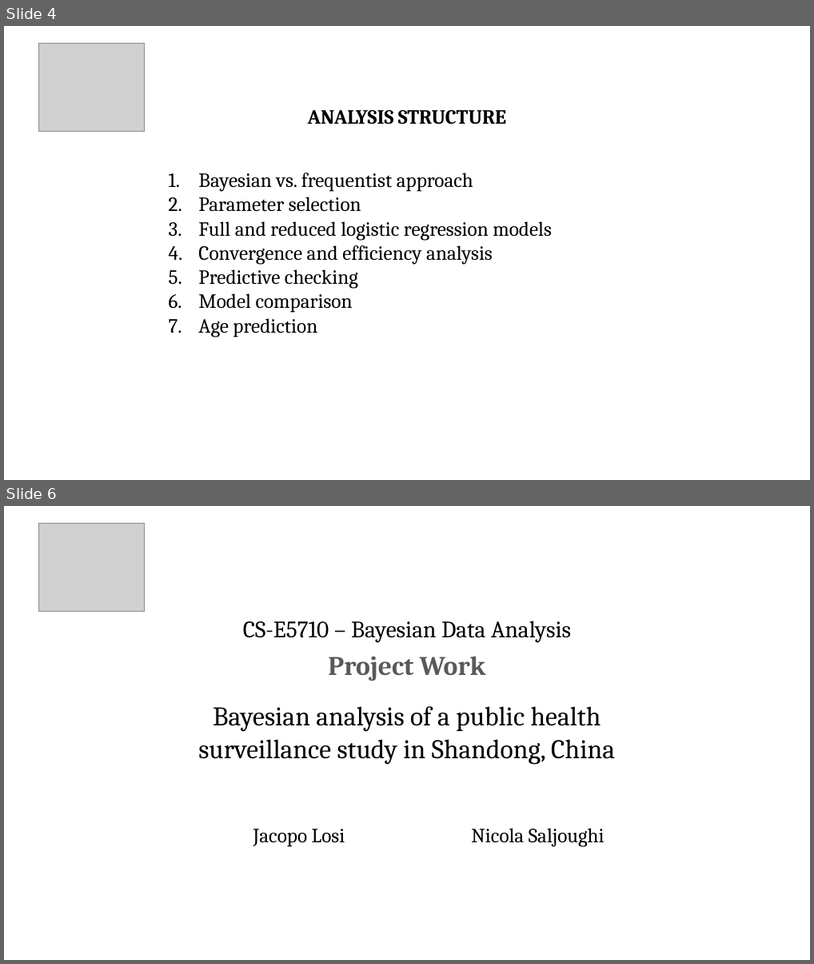
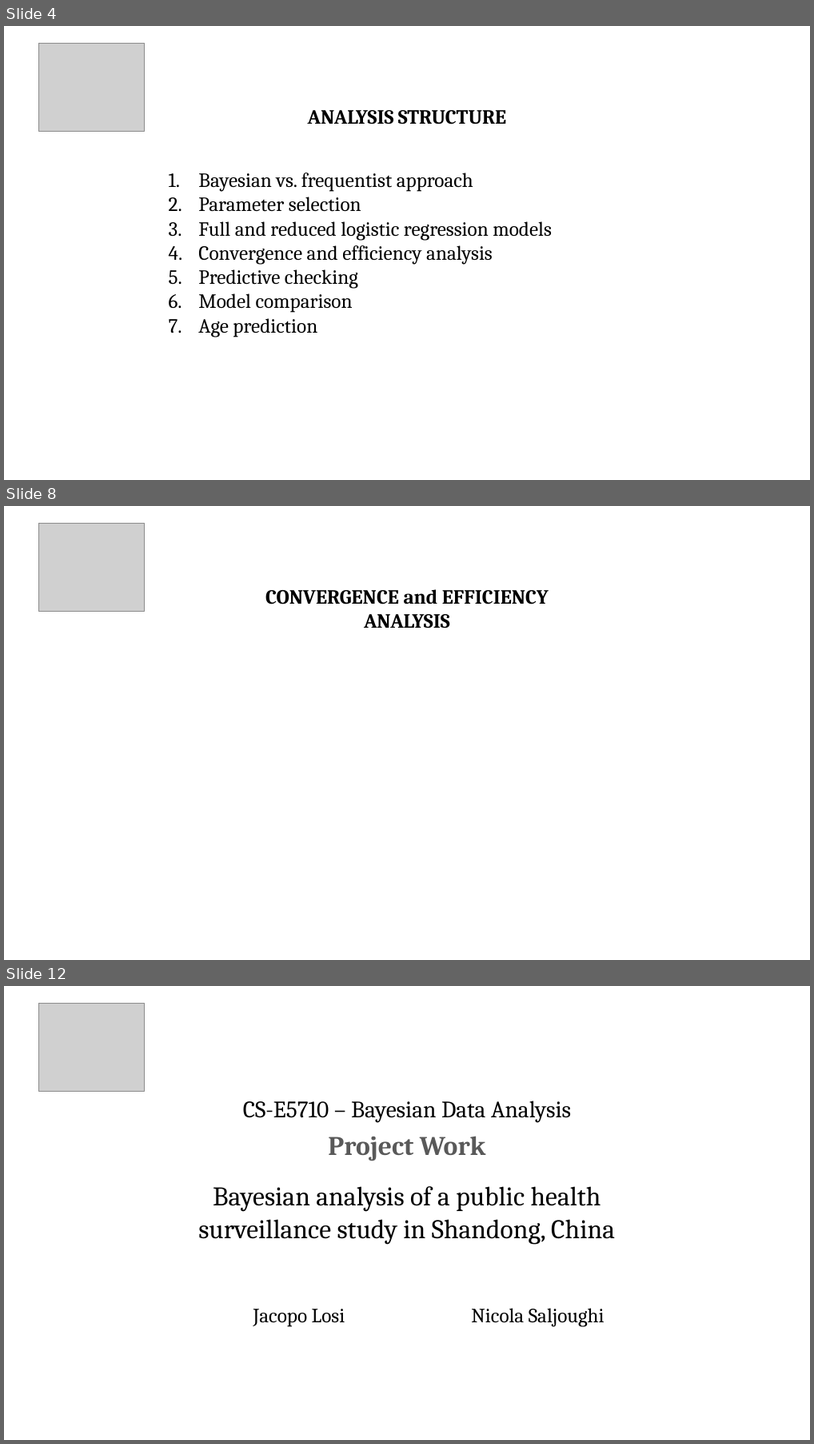
Before and after one commit to Losijacopo/Bayesian_data_ananlysis_project, a slide deck: last_presentation.pptx. Shown one above the other, each under a label of ours: slides 4 and 6 before the commit, slides 4, 8 and 12 after it; the slides between them are not shown. The pictures are 814x964 and 814x1444 pixels, drawn with LibreOffice and Linux fonts; fonts in the diff are those of the drawing; grey boxes stand for pictures. Boxes give left, top, right and bottom in pixels: in the first picture for what was removed or moved away, otherwise in the second. Text is boxed around its words. In the diff, an @@ line names an element or a change of style, - is before the commit and + after.

```diff
--- a/last_presentation.pptx
+++ b/last_presentation.pptx
@@ slide 8 added at [4,506,810,960], background #FFFFFF @@
@@ picture added at [39,524,144,612] @@
@@ text added at [266,589,549,628], 24 pt, text #000000, bold @@
+CONVERGENCE and EFFICIENCY ANALYSIS
@@ what was slide 6 is now slide 12 @@
```
Also in this commit, not shown: 6 other slides added, 1 slide removed.
